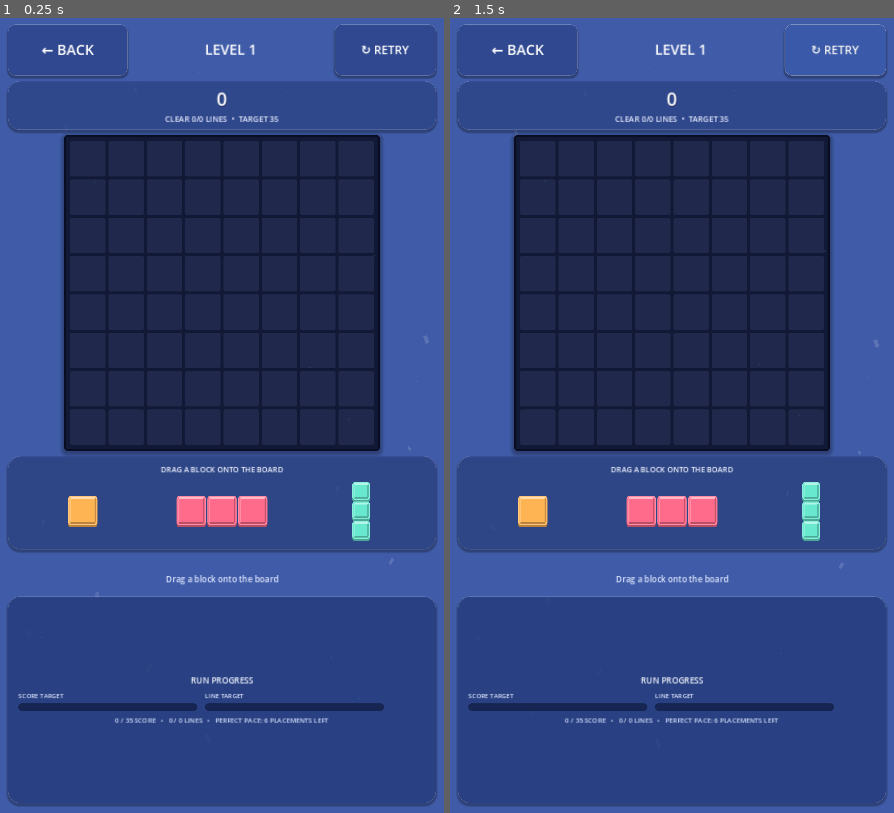
Above: before the commit, frames 1-2 (left to right).
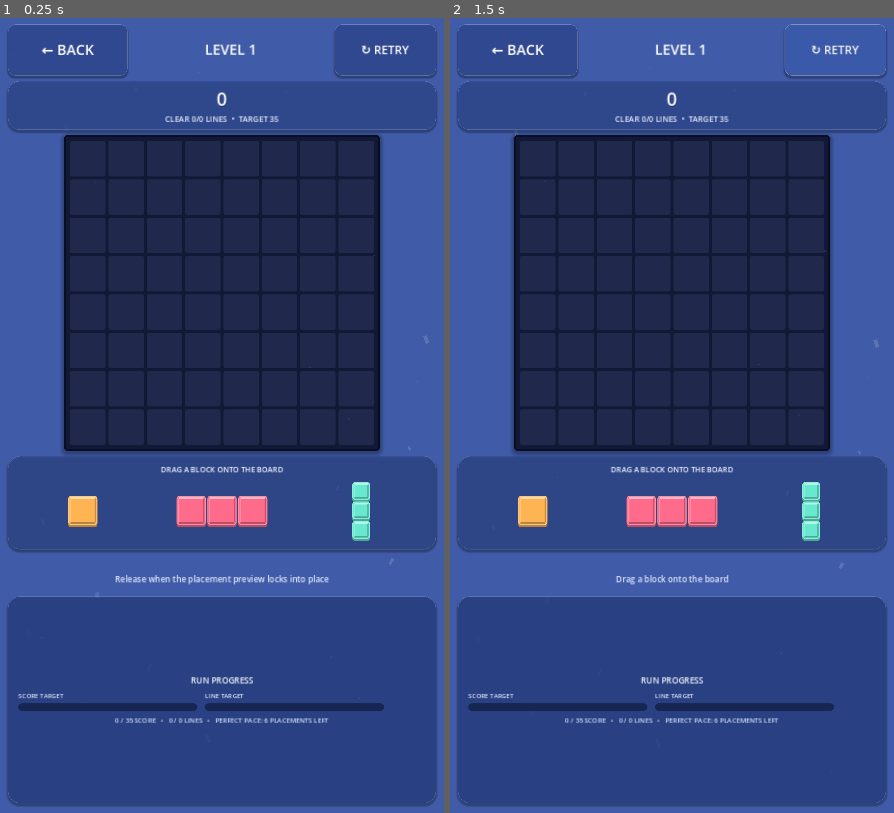
Above: after the commit, the same moments.

Repository: eghosa001/unjam
Game: Godot game, scene res://scenes/BlockPuzzle.tscn
The game is run twice, just before and just after one commit, with the same random seed, the same clock (stepped at 60 frames per second) and the same inputs. This scene is started directly instead of the project's main scene.
Inputs:
- Up to frame 1 (0.25 s): no input
- Up to frame 2 (1.5 s): click "↻ RETRY" at 0.5 s; click "↻ RETRY" at 1.25 s

The runs differ from the first frame. In frame 1, 0.3% of the frame differs, in the area x 25-75%, y 70-72%; in frame 2, nothing differs.

Commit message:
fix: show useful Block Puzzle drag release cue

Diff:
--- a/scripts/game/block_puzzle_ultra_motion.gd
+++ b/scripts/game/block_puzzle_ultra_motion.gd
@@ -1,6 +1,11 @@
 extends "res://scripts/game/block_puzzle_premium_layout.gd"
 
 const SmoothPieceButton = preload("res://scripts/ui/smooth_block_piece_button.gd")
+
+func _ready() -> void:
+	super._ready()
+	if hint_label != null:
+		hint_label.text = "Release when the placement preview locks into place"
 
 func render_pieces() -> void:
 	for child in piece_row.get_children():
